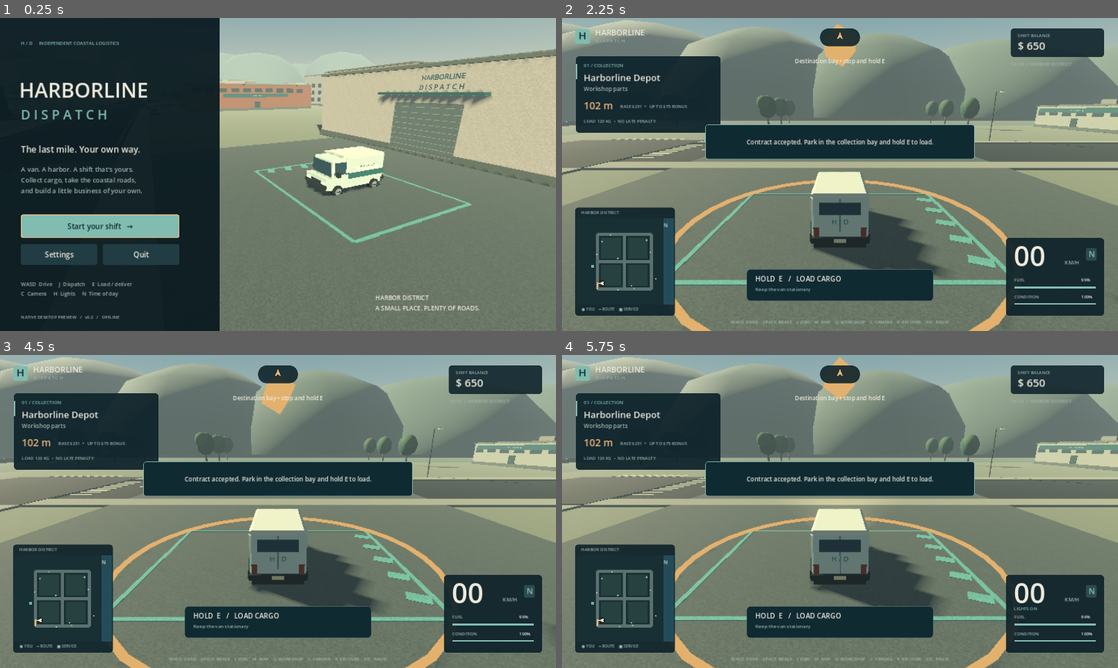
Above: before the commit, frames 1-4 (two rows, left to right).
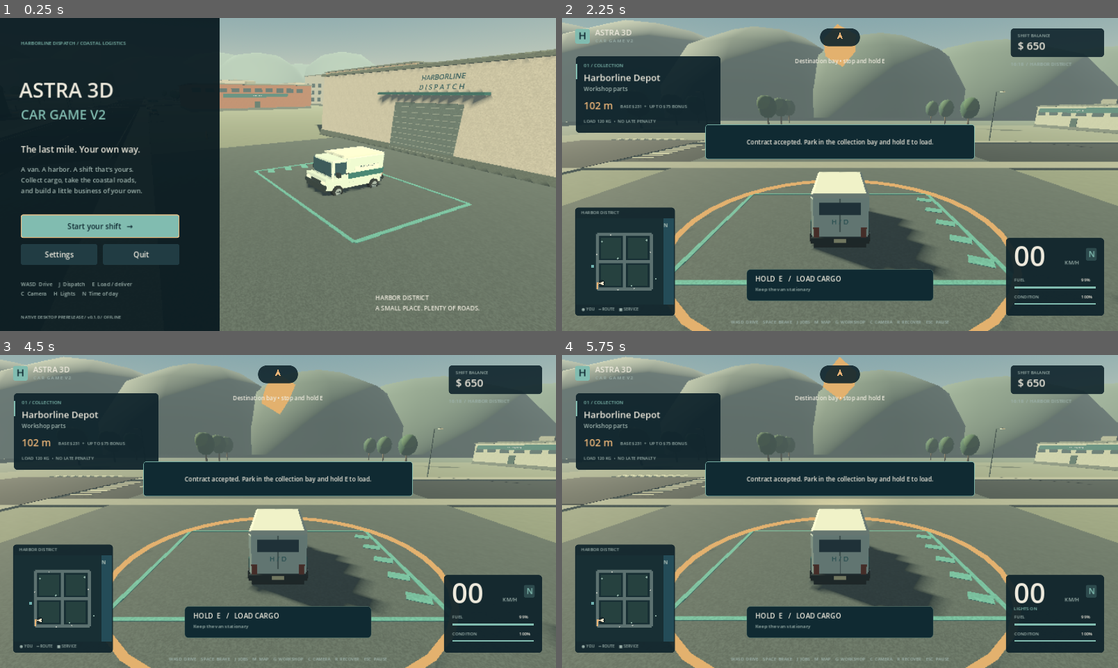
Above: after the commit, the same moments.

Repository: hussnainahmedd/astra-3d-car-game-v2
Game: Godot game, scene res://scenes/main.tscn
Two runs of this game, one before a commit and one after it. Both use one fixed random seed, a clock stepped at 60 frames per second and the inputs below.
Inputs (mouse positions are in pixels of both pictures, inside the frame that each line leads up to):
- Up to frame 1 (0.25 s): no input
- Up to frame 2 (2.25 s): click "Start your shift →" at 0.5 s; tap J (dispatch) at 1.25 s; move the mouse to (962, 158) at 1.27 s; hold D (steer_right) 1.28-2 s; hold C (camera) 1.28-2 s; click (962, 158) at 1.42 s; tap G (workshop) at 1.52 s; click "Accept contract →" at 2 s
- Up to frame 3 (4.5 s): move the mouse to (166, 527) at 2.77 s; hold S (brake) 2.78-3.5 s; tap J (dispatch) at 2.85 s; tap G (workshop) at 3.02 s; click "Return contract • no fee" at 3.5 s; click "Accept contract →" at 4.25 s
- Up to frame 4 (5.75 s): move the mouse to (895, 442) at 5.02 s; hold D (steer_right) from 5.03 s (still down); hold H (headlights) from 5.03 s (still down)

The runs differ from the first frame. In frame 1, 1.2% of the frame differs, in the area x 3-27%, y 7-97%; in frame 2, 0.1%; in frame 3, 0.1%; in frame 4, 0.1%.

Commit message:
build: prepare v0.1.0 native desktop release

Diff:
--- a/project.godot
+++ b/project.godot
@@ -1,9 +1,12 @@
-; Harborline Dispatch — native desktop development project.
+; Astra 3D Car Game V2 — native desktop driving and delivery game.
 config_version=5
 
 [application]
-config/name="Harborline Dispatch"
-config/version="0.2.0"
+config/name="Astra 3D Car Game V2"
+config/version="0.1.0"
+; Preserve the existing development profile when changing the product name.
+config/use_custom_user_dir=true
+config/custom_user_dir_name="godot/app_userdata/Harborline Dispatch"
 run/main_scene="res://scenes/main.tscn"
 config/features=PackedStringArray("4.3", "GL Compatibility")
 config/icon="res://assets/icon.svg"
--- a/qa/logic_tests.gd
+++ b/qa/logic_tests.gd
@@ -46,6 +46,7 @@
 	check("Input installation is idempotent", InputMap.action_get_events("accelerate").size() == before)
 	check("Map and workshop have keyboard actions", InputMap.has_action("district_map") and InputMap.has_action("workshop"))
 	check("Desktop renderer selects OpenGL Compatibility", ProjectSettings.get_setting("rendering/renderer/rendering_method") == "gl_compatibility")
+	check("Product rename preserves the existing save directory", OS.get_user_data_dir().replace("\\", "/").ends_with("godot/app_userdata/Harborline Dispatch"))
 	check("Linux and Windows export presets exist", FileAccess.file_exists("res://export_presets.cfg"))
 	test_persistence()
 	test_career()
--- a/scripts/ui/game_ui.gd
+++ b/scripts/ui/game_ui.gd
@@ -97,8 +97,8 @@
 	var missions: DeliveryManager = game.missions
 	_box(hud, Rect2(30, 25, 34, 34), MINT, 5)
 	_text("H", Vector2(38, 25), 24, INK)
-	_text("HARBORLINE", Vector2(76, 22), 18)
-	_text("D I S P A T C H", Vector2(77, 46), 10, MUTED)
+	_text("ASTRA 3D", Vector2(76, 22), 18)
+	_text("C A R  G A M E  V 2", Vector2(77, 46), 10, MUTED)
 	_box(hud, Rect2(w - 247, 24, 215, 66), Color(0.06, 0.14, 0.17, 0.9), 8)
 	_text("SHIFT BALANCE", Vector2(w - 231, 34), 10, MUTED)
 	_text("$ %s" % _money(progress.money), Vector2(w - 231, 48), 25)
@@ -295,16 +295,16 @@
 	background.set_anchors_and_offsets_preset(Control.PRESET_LEFT_WIDE)
 	background.offset_right = 506
 	menu.add_child(background)
-	_label(menu, "H / D     INDEPENDENT COASTAL LOGISTICS", Vector2(48, 49), Vector2(415, 30), 11, MINT)
-	_label(menu, "HARBORLINE", Vector2(44, 133), Vector2(440, 65), 47)
-	_label(menu, "D I S P A T C H", Vector2(48, 200), Vector2(410, 50), 30, MINT)
+	_label(menu, "HARBORLINE DISPATCH / COASTAL LOGISTICS", Vector2(48, 49), Vector2(415, 30), 11, MINT)
+	_label(menu, "ASTRA 3D", Vector2(44, 133), Vector2(440, 65), 47)
+	_label(menu, "CAR GAME V2", Vector2(48, 200), Vector2(410, 50), 30, MINT)
 	_label(menu, "The last mile. Your own way.", Vector2(48, 288), Vector2(410, 35), 20)
 	_label(menu, "A van. A harbor. A shift that's yours.\nCollect cargo, take the coastal roads,\nand build a little business of your own.", Vector2(48, 337), Vector2(405, 80), 15, MUTED)
 	_button(menu, "Continue shift   →" if game.progress.has_progress else "Start your shift   →", Vector2(48, 452), Vector2(365, 54), game.start_game, true)
 	_button(menu, "Settings", Vector2(48, 520), Vector2(176, 45), func(): show_settings("main"))
 	_button(menu, "Quit", Vector2(237, 520), Vector2(176, 45), game.quit_game)
 	_label(menu, "WASD  Drive     J  Dispatch     E  Load / deliver\nC  Camera     H  Lights     N  Time of day", Vector2(48, 603), Vector2(410, 52), 12, MUTED)
-	_label(menu, "NATIVE DESKTOP PREVIEW   /   v0.2   /   OFFLINE", Vector2(48, 680), Vector2(420, 24), 10, MUTED)
+	_label(menu, "NATIVE DESKTOP PRERELEASE / v%s / OFFLINE" % ProjectSettings.get_setting("application/config/version"), Vector2(48, 680), Vector2(420, 24), 10, MUTED)
 	if not game.progress.load_message.is_empty():
 		var status = _label(menu, game.progress.load_message, Vector2(48, 409), Vector2(405, 40), 11, AMBER)
 		status.autowrap_mode = TextServer.AUTOWRAP_WORD_SMART
--- /dev/null
+++ b/tools/make_windows_icon.gd
@@ -0,0 +1,29 @@
+extends SceneTree
+## Derive an installer ICO from the project's original SVG; no new branding.
+
+func _initialize() -> void:
+	var image = Image.load_from_file("res://assets/icon.svg")
+	if image == null or image.is_empty():
+		push_error("Could not load the existing project icon")
+		quit(1)
+		return
+	image.resize(256, 256, Image.INTERPOLATE_LANCZOS)
+	var png = image.save_png_to_buffer()
+	DirAccess.make_dir_recursive_absolute(ProjectSettings.globalize_path("res://builds/branding"))
+	var file = FileAccess.open("res://builds/branding/icon.ico", FileAccess.WRITE)
+	if file == null:
+		quit(1)
+		return
+	file.store_16(0)
+	file.store_16(1)
+	file.store_16(1)
+	for value in [0, 0, 0, 0]:
+		file.store_8(value)
+	file.store_16(1)
+	file.store_16(32)
+	file.store_32(png.size())
+	file.store_32(22)
+	file.store_buffer(png)
+	file.close()
+	print("Generated installer icon from assets/icon.svg")
+	quit(0)
Not shown, changed: export_presets.cfg
Not shown, added: .github/workflows/windows-desktop.yml
Not shown, changed: .gitignore
Not shown, changed: README.md
Not shown, changed: THIRD_PARTY_NOTICES.md
Not shown, changed: docs/ARCHITECTURE.md
Not shown, changed: docs/PLAYING.md
Not shown, changed: docs/PROGRESS.md
Not shown, added: docs/RELEASING.md
Not shown, changed: docs/TESTING.md
Not shown, added: packaging/windows.iss
Not shown, added: tools/build_desktop.sh
(and 3 more such lines)
